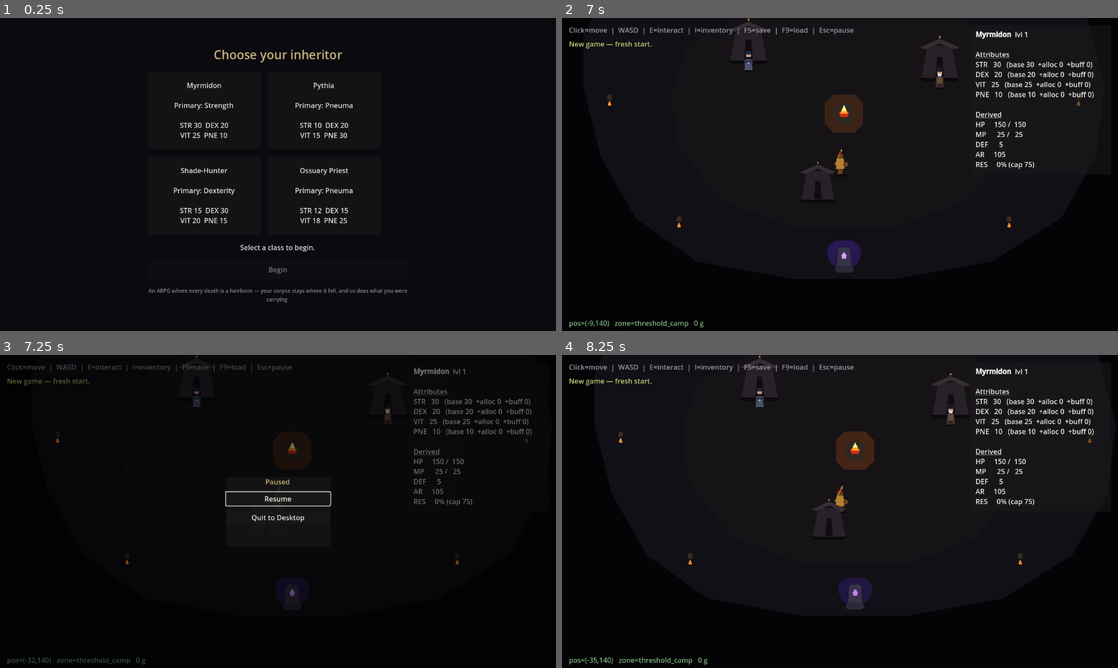
Above: before the commit, frames 1-4 (two rows, left to right).
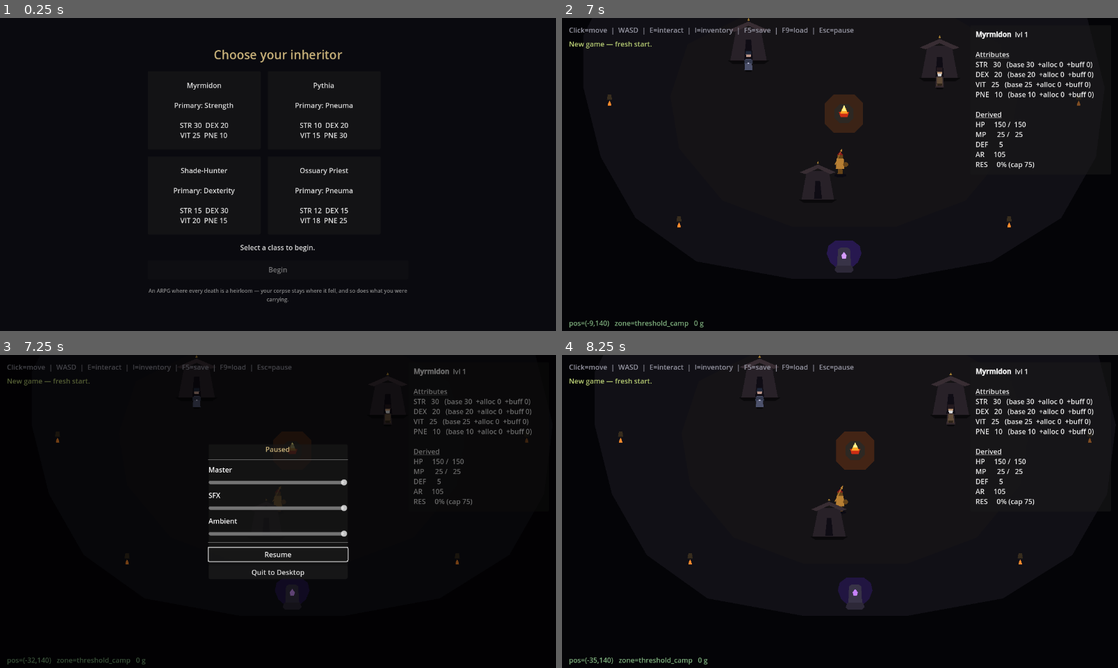
Above: after the commit, the same moments.

Repository: GhrammR/Erebus-Forsaken
Game: Godot game, scene res://scenes/main.tscn
The game is run twice, just before and just after one commit, with the same random seed, the same clock (stepped at 60 frames per second) and the same inputs.
Inputs (mouse positions are in pixels of both pictures, inside the frame that each line leads up to):
- Up to frame 1 (0.25 s): no input
- Up to frame 2 (7 s): click "Myrmidon Primary: Strength ST…" at 0.5 s; click "Begin" at 1.25 s; click "Got it" at 2 s; tap Enter at 2.75 s; move the mouse to (962, 158) at 2.77 s; hold D (move_right) 2.78-3.5 s; tap E at 2.85 s; click (962, 158) at 2.92 s; tap Space at 3.02, 6.5, 6.77 s; drag from (728, 190) to (917, 77) at 3.52 s; move the mouse to (895, 105) at 4.27 s; hold D (move_right) 4.28-5 s; tap K at 4.35 s; drag from (812, 237) to (767, 55) at 5.02 s; click "Return to Town" at 5.75 s; move the mouse to (1006, 221) at 6.52 s; hold A (move_left) from 6.53 s (still down); tap M at 6.6 s
- Up to frame 3 (7.25 s): keep holding A (move_left); tap Escape (ui_cancel) at 7.15 s
- Up to frame 4 (8.25 s): release A (move_left) at 7.25 s; drag from (673, 464) to (856, 596) at 7.27 s; click "Resume" at 8 s

Frames 1-2 are identical in both runs. In frame 3, 2.1% of the frame differs, in the area x 37-63%, y 28-71%; in frame 4, nothing differs.

Commit message:
feat(stage 7.5): audio mini-stage — AudioBank + bus split
AudioBank autoload is the AD-03 analogue for audio: every sfx +
ambient lookup routes through it so renames don't ripple. 16-key sfx
bank covers the full feel-pass.md contract; ambient loops registered
for both shipping zones. Missing .ogg paths no-op silently (asset-
pipeline placeholder rule applies to audio).

Master / Sfx / Ambient bus split in default_bus_layout.tres; pause
menu gains three sliders persisting to user://settings.json (merged
with the tutorial flag, never written to save_slot_1). Window defocus
mutes the master bus.

Existing event sites wired now (swing, player_hurt, hit_flesh,
skill_cast, save, load, zone ambient swap); enemy_died was on the
whitelist but never emitted — now fires from Enemy._on_died.
Future-binding events (crit, skill_ready, drop_rare, levelup,
quest_accept/complete) are in the bank but their call sites land in
Stage 9.5 per scope-lock.

stage7_5_verify: 35/35 PASS. Regression --verify / 3 / 4 / 5 / 6 /
7 / 10 all PASS post-stage.

Diff:
--- /dev/null
+++ b/audio/default_bus_layout.tres
@@ -0,0 +1,21 @@
+[gd_resource type="AudioBusLayout" format=3]
+
+[resource]
+bus/0/name = &"Master"
+bus/0/solo = false
+bus/0/mute = false
+bus/0/bypass_fx = false
+bus/0/volume_db = 0.0
+bus/0/send = &""
+bus/1/name = &"Sfx"
+bus/1/solo = false
+bus/1/mute = false
+bus/1/bypass_fx = false
+bus/1/volume_db = 0.0
+bus/1/send = &"Master"
+bus/2/name = &"Ambient"
+bus/2/solo = false
+bus/2/mute = false
+bus/2/bypass_fx = false
+bus/2/volume_db = -3.0
+bus/2/send = &"Master"
--- a/project.godot
+++ b/project.godot
@@ -25,6 +25,11 @@
 Database="*res://scripts/autoload/database.gd"
 QuestSystem="*res://scripts/autoload/quest_system.gd"
 CorpseSystem="*res://scripts/autoload/corpse_system.gd"
+AudioBank="*res://scripts/autoload/audio_bank.gd"
+
+[audio]
+
+buses/default_bus_layout="res://audio/default_bus_layout.tres"
 
 [display]
 
--- a/scenes/game.gd
+++ b/scenes/game.gd
@@ -207,6 +207,10 @@
 	_spawn_pending_spills_in_zone()
 	_wire_zone_npcs()
 	_wire_zone_combat_vfx()
+	# AudioBank listens for zone_changed and swaps the ambient loop.
+	# SceneRouter only emits in the fallback (non-host) path, so the
+	# production transit_to_zone flow re-emits here.
+	EventBus.zone_changed.emit(zone_id)
 	_set_status("Entered %s." % _zone_display_name(zone_id), true)
 
 func _apply_pending_enemy_snapshot() -> void:
@@ -461,11 +465,14 @@
 
 func _on_save_pressed() -> void:
 	var ok := SaveSystem.save_game()
+	if ok:
+		AudioBank.play_sfx(&"save")
 	_set_status("Saved." if ok else "Save failed.", ok)
 
 func _on_load_pressed() -> void:
 	var ok := SaveSystem.load_game()
 	if ok:
+		AudioBank.play_sfx(&"load")
 		_zone_cache.clear()
 		_inventory_panel.bind_inventory(_player.get_inventory())
 		_overlay.bind_stats(_player.current_stats)
--- a/scenes/ui/pause_menu.gd
+++ b/scenes/ui/pause_menu.gd
@@ -8,12 +8,27 @@
 
 @onready var _resume_btn: Button = $Panel/VBox/ResumeButton
 @onready var _quit_btn: Button = $Panel/VBox/QuitButton
+@onready var _master_slider: HSlider = $Panel/VBox/MasterSlider
+@onready var _sfx_slider: HSlider = $Panel/VBox/SfxSlider
+@onready var _ambient_slider: HSlider = $Panel/VBox/AmbientSlider
 
 func _ready() -> void:
 	hide()
 	_resume_btn.pressed.connect(_on_resume)
 	_quit_btn.pressed.connect(_on_quit)
+	_master_slider.value = AudioBank.get_master_volume()
+	_sfx_slider.value = AudioBank.get_sfx_volume()
+	_ambient_slider.value = AudioBank.get_ambient_volume()
+	_master_slider.value_changed.connect(AudioBank.set_master_volume)
+	_sfx_slider.value_changed.connect(AudioBank.set_sfx_volume)
+	_ambient_slider.value_changed.connect(AudioBank.set_ambient_volume)
+	_master_slider.drag_ended.connect(_on_volume_drag_ended)
+	_sfx_slider.drag_ended.connect(_on_volume_drag_ended)
+	_ambient_slider.drag_ended.connect(_on_volume_drag_ended)
 	_set_input_active(false)
+
+func _on_volume_drag_ended(_changed: bool) -> void:
+	AudioBank.save_volumes()
 
 ## Godot 4 quirk: CanvasLayer.visible = false does NOT disable input
 ## on its child Controls. Combined with `process_mode = WHEN_PAUSED`
--- a/scenes/ui/pause_menu.tscn
+++ b/scenes/ui/pause_menu.tscn
@@ -19,22 +19,58 @@
 anchor_top = 0.5
 anchor_right = 0.5
 anchor_bottom = 0.5
-offset_left = -120.0
-offset_top = -80.0
-offset_right = 120.0
-offset_bottom = 80.0
+offset_left = -160.0
+offset_top = -150.0
+offset_right = 160.0
+offset_bottom = 150.0
 grow_horizontal = 2
 grow_vertical = 2
 
 [node name="VBox" type="VBoxContainer" parent="Panel"]
 layout_mode = 2
-theme_override_constants/separation = 12
+theme_override_constants/separation = 10
 
 [node name="Title" type="Label" parent="Panel/VBox"]
 layout_mode = 2
 horizontal_alignment = 1
 theme_override_colors/font_color = Color(0.79, 0.7, 0.48, 1)
 text = "Paused"
+
+[node name="AudioSep" type="HSeparator" parent="Panel/VBox"]
+layout_mode = 2
+
+[node name="MasterLabel" type="Label" parent="Panel/VBox"]
+layout_mode = 2
+text = "Master"
+
+[node name="MasterSlider" type="HSlider" parent="Panel/VBox"]
+layout_mode = 2
+max_value = 1.0
+step = 0.01
+value = 1.0
+
+[node name="SfxLabel" type="Label" parent="Panel/VBox"]
+layout_mode = 2
+text = "SFX"
+
+[node name="SfxSlider" type="HSlider" parent="Panel/VBox"]
+layout_mode = 2
+max_value = 1.0
+step = 0.01
+value = 1.0
+
+[node name="AmbientLabel" type="Label" parent="Panel/VBox"]
+layout_mode = 2
+text = "Ambient"
+
+[node name="AmbientSlider" type="HSlider" parent="Panel/VBox"]
+layout_mode = 2
+max_value = 1.0
+step = 0.01
+value = 1.0
+
+[node name="ButtonSep" type="HSeparator" parent="Panel/VBox"]
+layout_mode = 2
 
 [node name="ResumeButton" type="Button" parent="Panel/VBox"]
 layout_mode = 2
--- /dev/null
+++ b/scripts/autoload/audio_bank.gd
@@ -0,0 +1,213 @@
+extends Node
+## AD-03 analogue for audio: every sfx / ambient lookup routes through
+## here so paths can be renamed without rippling through call sites.
+## Bank entries with missing .ogg files no-op silently (asset-pipeline
+## placeholder rule applies to audio — see rules/feel-pass.md).
+
+const _SFX_BANK: Dictionary = {
+	&"swing":          "res://audio/sfx/swing.ogg",
+	&"hit_flesh":      "res://audio/sfx/hit_flesh.ogg",
+	&"hit_crit":       "res://audio/sfx/hit_crit.ogg",
+	&"player_hurt":    "res://audio/sfx/player_hurt.ogg",
+	&"death_player":   "res://audio/sfx/death_player.ogg",
+	&"death_enemy":    "res://audio/sfx/death_enemy.ogg",
+	&"skill_cast":     "res://audio/sfx/skill_cast.ogg",
+	&"skill_ready":    "res://audio/sfx/skill_ready.ogg",
+	&"pickup_item":    "res://audio/sfx/pickup_item.ogg",
+	&"pickup_gold":    "res://audio/sfx/pickup_gold.ogg",
+	&"drop_rare":      "res://audio/sfx/drop_rare.ogg",
+	&"levelup":        "res://audio/sfx/levelup.ogg",
+	&"quest_accept":   "res://audio/sfx/quest_accept.ogg",
+	&"quest_complete": "res://audio/sfx/quest_complete.ogg",
+	&"save":           "res://audio/sfx/save.ogg",
+	&"load":           "res://audio/sfx/load.ogg",
+}
+
+const _AMBIENT_BANK: Dictionary = {
+	&"threshold_camp": "res://audio/ambient/threshold_camp.ogg",
+	&"blighted_reach": "res://audio/ambient/blighted_reach.ogg",
+}
+
+const _SETTINGS_PATH: String = "user://settings.json"
+const _SFX_PLAYER_COUNT: int = 6
+const _MIN_DB: float = -60.0
+
+## EventBus.item_picked_up emits a sentinel id for non-item pickups
+## (gold, corpse). Route those to the right sfx; everything else
+## falls through to the generic pickup cue.
+const _PICKUP_SFX: Dictionary = {
+	&"_gold":   &"pickup_gold",
+	&"_corpse": &"pickup_gold",
+}
+
+var _stream_cache: Dictionary = {}
+var _sfx_players: Array[AudioStreamPlayer] = []
+var _sfx_next: int = 0
+var _ambient_player: AudioStreamPlayer = null
+var _current_ambient: StringName = &""
+var _warned_ids: Dictionary = {}
+
+func _ready() -> void:
+	for i in _SFX_PLAYER_COUNT:
+		var p := AudioStreamPlayer.new()
+		p.bus = &"Sfx"
+		add_child(p)
+		_sfx_players.append(p)
+	_ambient_player = AudioStreamPlayer.new()
+	_ambient_player.bus = &"Ambient"
+	add_child(_ambient_player)
+	_ambient_player.finished.connect(_on_ambient_finished)
+
+	_apply_saved_volumes()
+
+	EventBus.player_died.connect(_on_player_died)
+	EventBus.enemy_died.connect(_on_enemy_died)
+	EventBus.item_picked_up.connect(_on_item_picked_up)
+	EventBus.zone_changed.connect(_on_zone_changed)
+
+func play_sfx(id: StringName) -> void:
+	var stream := _resolve_sfx(id)
+	if stream == null:
+		return
+	var p := _sfx_players[_sfx_next]
+	_sfx_next = (_sfx_next + 1) % _sfx_players.size()
+	p.stream = stream
+	p.play()
+
+func play_ambient(zone_id: StringName) -> void:
+	if zone_id == _current_ambient and _ambient_player.playing:
+		return
+	var path: String = _AMBIENT_BANK.get(zone_id, "")
+	_current_ambient = zone_id
+	if path == "" or not ResourceLoader.exists(path):
+		_warn_once(zone_id, "ambient")
+		_ambient_player.stop()
+		return
+	var stream := load(path) as AudioStream
+	if stream == null:
+		_ambient_player.stop()
+		return
+	_ambient_player.stream = stream
+	_ambient_player.play()
+
+func stop_ambient() -> void:
+	_ambient_player.stop()
+	_current_ambient = &""
+
+func _on_ambient_finished() -> void:
+	# Fallback loop in case the .ogg import didn't carry loop=true.
+	if _current_ambient != &"" and _ambient_player.stream != null:
+		_ambient_player.play()
+
+# ---- EventBus routing ------------------------------------------------------
+
+func _on_player_died() -> void:
+	play_sfx(&"death_player")
+
+func _on_enemy_died(_enemy: Node, _killer: Node) -> void:
+	play_sfx(&"death_enemy")
+
+func _on_item_picked_up(item_id: StringName) -> void:
+	play_sfx(_PICKUP_SFX.get(item_id, &"pickup_item"))
+
+func _on_zone_changed(zone_id: StringName) -> void:
+	play_ambient(zone_id)
+
+# ---- Volumes ---------------------------------------------------------------
+
+func set_master_volume(linear: float) -> void: _set_bus_volume(&"Master", linear)
+func set_sfx_volume(linear: float) -> void: _set_bus_volume(&"Sfx", linear)
+func set_ambient_volume(linear: float) -> void: _set_bus_volume(&"Ambient", linear)
+
+func get_master_volume() -> float: return _get_bus_linear(&"Master")
+func get_sfx_volume() -> float: return _get_bus_linear(&"Sfx")
+func get_ambient_volume() -> float: return _get_bus_linear(&"Ambient")
+
+## Persists the three live bus values into user://settings.json. Merges
+## into the existing dict so the tutorial flag (and anything else) is
+## preserved. Call this on slider drag_ended, not on every value_changed.
+func save_volumes() -> void:
+	var d := _read_settings()
+	d["master_volume"] = _get_bus_linear(&"Master")
+	d["sfx_volume"] = _get_bus_linear(&"Sfx")
+	d["ambient_volume"] = _get_bus_linear(&"Ambient")
+	var f := FileAccess.open(_SETTINGS_PATH, FileAccess.WRITE)
+	if f != null:
+		f.store_string(JSON.stringify(d, "\t"))
+		f.close()
+
+func _apply_saved_volumes() -> void:
+	var d := _read_settings()
+	_set_bus_volume(&"Master", float(d.get("master_volume", 1.0)))
+	_set_bus_volume(&"Sfx", float(d.get("sfx_volume", 1.0)))
+	_set_bus_volume(&"Ambient", float(d.get("ambient_volume", 1.0)))
+
+func _read_settings() -> Dictionary:
+	if not FileAccess.file_exists(_SETTINGS_PATH):
+		return {}
+	var f := FileAccess.open(_SETTINGS_PATH, FileAccess.READ)
+	if f == null:
+		return {}
+	var raw := f.get_as_text()
+	f.close()
+	var parsed: Variant = JSON.parse_string(raw)
+	return parsed if parsed is Dictionary else {}
+
+func _set_bus_volume(bus_name: StringName, linear: float) -> void:
+	var idx := AudioServer.get_bus_index(bus_name)
+	if idx < 0:
+		return
+	linear = clampf(linear, 0.0, 1.0)
+	if linear <= 0.0001:
+		AudioServer.set_bus_volume_db(idx, _MIN_DB)
+	else:
+		AudioServer.set_bus_volume_db(idx, linear_to_db(linear))
+
+func _get_bus_linear(bus_name: StringName) -> float:
+	var idx := AudioServer.get_bus_index(bus_name)
+	if idx < 0:
+		return 0.0
+	var db := AudioServer.get_bus_volume_db(idx)
+	if db <= _MIN_DB + 0.01:
+		return 0.0
+	return clampf(db_to_linear(db), 0.0, 1.0)
+
+# ---- Defocus mute ---------------------------------------------------------
+
+func _notification(what: int) -> void:
+	if what == NOTIFICATION_APPLICATION_FOCUS_OUT \
+			or what == NOTIFICATION_WM_WINDOW_FOCUS_OUT:
+		_set_master_muted(true)
+	elif what == NOTIFICATION_APPLICATION_FOCUS_IN \
+			or what == NOTIFICATION_WM_WINDOW_FOCUS_IN:
+		_set_master_muted(false)
+
+func _set_master_muted(muted: bool) -> void:
+	var idx := AudioServer.get_bus_index(&"Master")
+	if idx >= 0:
+		AudioServer.set_bus_mute(idx, muted)
+
+# ---- Internals ------------------------------------------------------------
+
+func _resolve_sfx(id: StringName) -> AudioStream:
+	if _stream_cache.has(id):
+		return _stream_cache[id]
+	var path: String = _SFX_BANK.get(id, "")
+	if path == "" or not ResourceLoader.exists(path):
+		_warn_once(id, "sfx")
+		_stream_cache[id] = null
+		return null
+	var stream := load(path) as AudioStream
+	_stream_cache[id] = stream
+	return stream
+
+func _warn_once(id: StringName, kind: String) -> void:
+	if _warned_ids.has(id):
+		return
+	_warned_ids[id] = true
+	push_warning("AudioBank: missing %s for '%s' (placeholder ok)" % [kind, id])
+
+# ---- Verifier hooks -------------------------------------------------------
+
+func sfx_bank_keys() -> Array: return _SFX_BANK.keys()
+func ambient_bank_keys() -> Array: return _AMBIENT_BANK.keys()
--- a/scripts/enemies/enemy.gd
+++ b/scripts/enemies/enemy.gd
@@ -47,14 +47,17 @@
 			_sprite_anim.play(&"idle")
 
 func _on_damaged(amount: int, _source: Node) -> void:
+	if amount > 0 and not _health.is_dead():
+		AudioBank.play_sfx(&"hit_flesh")
 	if amount > 0 and _sprite_anim != null and not _health.is_dead():
 		_sprite_anim.play(&"hit")
 
-func _on_died(_killer: Node) -> void:
+func _on_died(killer: Node) -> void:
 	if _sprite_anim != null:
 		_sprite_anim.play(&"die")
 	$HurtboxComponent.set_deferred(&"monitoring", false)
 	$CollisionShape2D.set_deferred(&"disabled", true)
+	EventBus.enemy_died.emit(self, killer)
 	_try_drop()
 	_try_drop_gold()
 	await get_tree().create_timer(corpse_linger).timeout
--- a/scripts/main.gd
+++ b/scripts/main.gd
@@ -32,6 +32,9 @@
 		return
 	if "--verify7" in args:
 		add_child(load("res://test/stage7_verify.tscn").instantiate())
+		return
+	if "--verify7_5" in args:
+		add_child(load("res://test/stage7_5_verify.tscn").instantiate())
 		return
 	if "--verify10" in args:
 		add_child(load("res://test/stage10_verify.tscn").instantiate())
--- a/scripts/player/player.gd
+++ b/scripts/player/player.gd
@@ -202,6 +202,7 @@
 		return
 	_combat = CombatState.ATTACKING
 	_attack_cd_remaining = ATTACK_COOLDOWN
+	AudioBank.play_sfx(&"swing")
 	if _sprite_anim != null:
 		_sprite_anim.play(&"attack")
 	get_tree().create_timer(ATTACK_SWING_LEAD).timeout.connect(_arm_hitbox)
@@ -220,6 +221,8 @@
 		_combat = CombatState.READY
 
 func _on_damaged(_amount: int, _source: Node) -> void:
+	if _amount > 0 and _life == LifeState.ALIVE:
+		AudioBank.play_sfx(&"player_hurt")
 	if _amount > 0 and _sprite_anim != null and _life == LifeState.ALIVE \
 			and _combat == CombatState.READY:
 		_sprite_anim.play(&"hit")
--- a/scripts/systems/skill.gd
+++ b/scripts/systems/skill.gd
@@ -44,6 +44,7 @@
 		skill_failed.emit("insufficient_mp")
 		return false
 	_cd_remaining = cooldown
+	AudioBank.play_sfx(&"skill_cast")
 	_execute(caster, facing_dir)
 	skill_used.emit(display_name)
 	return true
--- /dev/null
+++ b/test/stage7_5_verify.gd
@@ -0,0 +1,167 @@
+extends Node
+## Stage 7.5 verifier — AudioBank + bus layout + settings persistence.
+## Verifies the contracts the audio mini-stage stands up. Asset .oggs
+## are not required to exist (placeholder rule applies to audio); the
+## bank just needs the right keys.
+
+const _SETTINGS_PATH: String = "user://settings.json"
+const _AudioBankScript := preload("res://scripts/autoload/audio_bank.gd")
+const _GameScript := preload("res://scenes/game.gd")
+const _PlayerScript := preload("res://scripts/player/player.gd")
+const _SkillScript := preload("res://scripts/systems/skill.gd")
+const _EnemyScript := preload("res://scripts/enemies/enemy.gd")
+const _PauseMenuScript := preload("res://scenes/ui/pause_menu.gd")
+
+const _EXPECTED_SFX_KEYS: Array[StringName] = [
+	&"swing", &"hit_flesh", &"hit_crit", &"player_hurt",
+	&"death_player", &"death_enemy", &"skill_cast", &"skill_ready",
+	&"pickup_item", &"pickup_gold", &"drop_rare", &"levelup",
+	&"quest_accept", &"quest_complete", &"save", &"load",
+]
+
+func _ready() -> void:
+	var fail := 0
+	print("--- Stage 7.5 verify ---")
+
+	fail = _verify_sfx_bank(fail)
+	fail = _verify_ambient_bank(fail)
+	fail = _verify_bus_layout(fail)
+	fail = _verify_volume_roundtrip(fail)
+	fail = _verify_settings_preserves_other_keys(fail)
+	fail = _verify_defocus_handler(fail)
+	fail = _verify_eventbus_wiring(fail)
+	fail = _verify_call_sites(fail)
+
+	print("--- Stage 7.5 verify: %s ---" % ("ALL PASS" if fail == 0 else "%d FAIL" % fail))
+	get_tree().quit(fail)
+
+func _verify_sfx_bank(fail: int) -> int:
+	var keys: Array = AudioBank.sfx_bank_keys()
+	var ok_size: bool = keys.size() == 16
+	print("[%s] AudioBank sfx bank has 16 entries (got %d)" \
+			% [("OK  " if ok_size else "FAIL"), keys.size()])
+	if not ok_size: fail += 1
+	for k in _EXPECTED_SFX_KEYS:
+		var present: bool = keys.has(k)
+		print("[%s]   sfx key '%s' present" % [("OK  " if present else "FAIL"), k])
+		if not present: fail += 1
+	return fail
+
+func _verify_ambient_bank(fail: int) -> int:
+	var keys: Array = AudioBank.ambient_bank_keys()
+	var ok: bool = keys.has(&"threshold_camp") and keys.has(&"blighted_reach")
+	print("[%s] ambient bank covers camp + wilderness (got %s)" \
+			% [("OK  " if ok else "FAIL"), str(keys)])
+	if not ok: fail += 1
+	return fail
+
+func _verify_bus_layout(fail: int) -> int:
+	for bus in [&"Master", &"Sfx", &"Ambient"]:
+		var idx := AudioServer.get_bus_index(bus)
+		var ok: bool = idx >= 0
+		print("[%s] bus '%s' present in layout (idx=%d)" \
+				% [("OK  " if ok else "FAIL"), bus, idx])
+		if not ok: fail += 1
+	return fail
+
+func _verify_volume_roundtrip(fail: int) -> int:
+	_wipe_settings()
+	AudioBank.set_master_volume(0.5)
+	AudioBank.set_sfx_volume(0.25)
+	AudioBank.set_ambient_volume(0.75)
+	var m := AudioBank.get_master_volume()
+	var s := AudioBank.get_sfx_volume()
+	var a := AudioBank.get_ambient_volume()
+	var ok_live: bool = absf(m - 0.5) < 0.02 and absf(s - 0.25) < 0.02 \
+			and absf(a - 0.75) < 0.02
+	print("[%s] bus volume round-trip live (m=%.2f s=%.2f a=%.2f)" \
+			% [("OK  " if ok_live else "FAIL"), m, s, a])
+	if not ok_live: fail += 1
+
+	AudioBank.save_volumes()
+	# Read raw JSON back; that's what the next session will see.
+	var f := FileAccess.open(_SETTINGS_PATH, FileAccess.READ)
+	var parsed: Variant = JSON.parse_string(f.get_as_text())
+	f.close()
+	var d: Dictionary = parsed if parsed is Dictionary else {}
+	var ok_persist: bool = d.has("master_volume") and d.has("sfx_volume") \
+			and d.has("ambient_volume")
+	print("[%s] save_volumes writes all three keys" \
+			% ("OK  " if ok_persist else "FAIL"))
+	if not ok_persist: fail += 1
+
+	# Restore neutral so other tests don't run with muted audio.
+	AudioBank.set_master_volume(1.0)
+	AudioBank.set_sfx_volume(1.0)
+	AudioBank.set_ambient_volume(1.0)
+	_wipe_settings()
+	return fail
+
+func _verify_settings_preserves_other_keys(fail: int) -> int:
+	_wipe_settings()
+	var f := FileAccess.open(_SETTINGS_PATH, FileAccess.WRITE)
+	f.store_string(JSON.stringify({ "has_seen_tutorial": true }, "\t"))
+	f.close()
+	AudioBank.save_volumes()
+	var rf := FileAccess.open(_SETTINGS_PATH, FileAccess.READ)
+	var d: Dictionary = JSON.parse_string(rf.get_as_text()) as Dictionary
+	rf.close()
+	var ok: bool = d.get("has_seen_tutorial", false) == true \
+			and d.has("master_volume")
+	print("[%s] save_volumes merges into existing settings dict" \
+			% ("OK  " if ok else "FAIL"))
+	if not ok: fail += 1
+	_wipe_settings()
+	return fail
+
+func _verify_defocus_handler(fail: int) -> int:
+	# Code-inspection check: the script source mentions the focus
+	# notification constants. Triggering window focus events in
+	# headless mode isn't reliable.
+	var src := FileAccess.get_file_as_string("res://scripts/autoload/audio_bank.gd")
+	var ok: bool = "NOTIFICATION_APPLICATION_FOCUS_OUT" in src \
+			and "NOTIFICATION_APPLICATION_FOCUS_IN" in src \
+			and "set_bus_mute" in src
+	print("[%s] AudioBank handles window focus out/in -> bus mute" \
+			% ("OK  " if ok else "FAIL"))
+	if not ok: fail += 1
+	return fail
+
+func _verify_eventbus_wiring(fail: int) -> int:
+	var ok_player := EventBus.player_died.is_connected(AudioBank._on_player_died)
+	var ok_enemy := EventBus.enemy_died.is_connected(AudioBank._on_enemy_died)
+	var ok_item := EventBus.item_picked_up.is_connected(AudioBank._on_item_picked_up)
+	var ok_zone := EventBus.zone_changed.is_connected(AudioBank._on_zone_changed)
+	for pair in [["player_died", ok_player], ["enemy_died", ok_enemy],
+			["item_picked_up", ok_item], ["zone_changed", ok_zone]]:
+		print("[%s] AudioBank listens on EventBus.%s" \
+				% [("OK  " if pair[1] else "FAIL"), pair[0]])
+		if not pair[1]: fail += 1
+	return fail
+
+func _verify_call_sites(fail: int) -> int:
+	# Code-inspection: the events that already exist have an
+	# AudioBank.play_sfx call alongside their existing emit/play.
+	var pairs := [
+		["scripts/player/player.gd",       "AudioBank.play_sfx(&\"swing\")"],
+		["scripts/player/player.gd",       "AudioBank.play_sfx(&\"player_hurt\")"],
+		["scripts/enemies/enemy.gd",       "AudioBank.play_sfx(&\"hit_flesh\")"],
+		["scripts/enemies/enemy.gd",       "EventBus.enemy_died.emit"],
+		["scripts/systems/skill.gd",       "AudioBank.play_sfx(&\"skill_cast\")"],
+		["scenes/game.gd",                 "AudioBank.play_sfx(&\"save\")"],
+		["scenes/game.gd",                 "AudioBank.play_sfx(&\"load\")"],
+		["scenes/game.gd",                 "EventBus.zone_changed.emit(zone_id)"],
+	]
+	for entry in pairs:
+		var path: String = "res://" + entry[0]
+		var needle: String = entry[1]
+		var src := FileAccess.get_file_as_string(path)
+		var ok: bool = needle in src
+		print("[%s] %s wired in %s" \
+				% [("OK  " if ok else "FAIL"), needle, entry[0]])
+		if not ok: fail += 1
+	return fail
+
+func _wipe_settings() -> void:
+	if FileAccess.file_exists(_SETTINGS_PATH):
+		DirAccess.remove_absolute(ProjectSettings.globalize_path(_SETTINGS_PATH))
--- /dev/null
+++ b/test/stage7_5_verify.tscn
@@ -0,0 +1,6 @@
+[gd_scene load_steps=2 format=3]
+
+[ext_resource type="Script" path="res://test/stage7_5_verify.gd" id="1_v75"]
+
+[node name="Stage7_5Verify" type="Node"]
+script = ExtResource("1_v75")
Not shown, changed: .agent_governance/commands/act1-status.md
